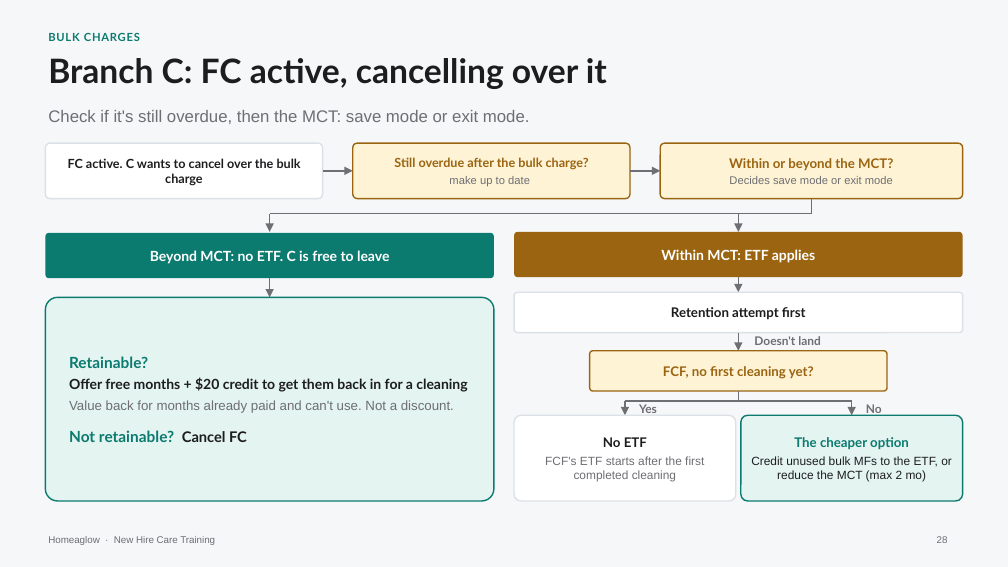
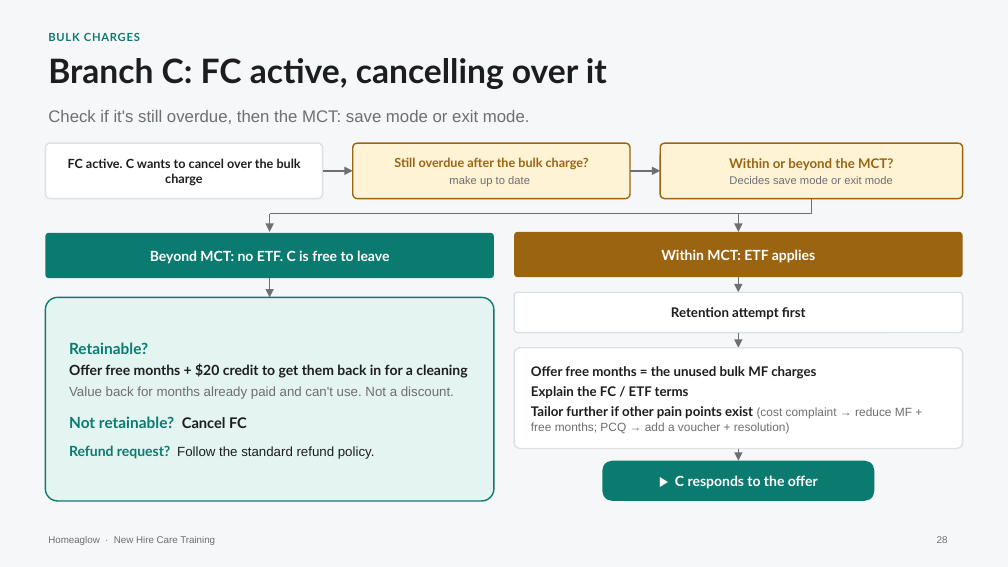
Before and after one commit to anjulimichelle/training, a slide deck: slide 28 of refunds-abuse-duplicates-bulk/refunds-abuse-duplicates-bulk.pptx. Drawn at 1008x567 pixels with LibreOffice and Linux fonts; fonts in the diff are those of the drawing. Boxes give left, top, right and bottom in pixels: in the first picture for what was removed or moved away, otherwise in the second. Text is boxed around its words. In the diff, an @@ line names an element or a change of style, - is before the commit and + after.

```diff
--- a/refunds-abuse-duplicates-bulk/refunds-abuse-duplicates-bulk.pptx
+++ b/refunds-abuse-duplicates-bulk/refunds-abuse-duplicates-bulk.pptx
@@ rounded rectangle added at (514,348,963,449), fill #FFFFFF, outline #DCE1E7 1 pt, 9.5 pt, text #1D1D1F, bold @@
+Offer free months = the unused bulk MF charges
+Explain the FC / ETF terms
+Tailor further if other pain points exist (cost complaint → reduce MF + free months; PCQ → add a voucher + resolution)
@@ rounded rectangle removed at (590,351,887,391) @@
-FCF, no first cleaning yet?
@@ arrow moved from (739, 333) - (739, 351) to (739, 333) - (739, 348) @@
@@ text removed at (754,336,820,345) @@
-Doesn't land
@@ rounded rectangle removed at (514,415,736,501) @@
-No ETF
-FCF's ETF starts after the first completed cleaning
@@ arrow removed from (625, 401) to (625, 415) @@
@@ text removed at (639,404,657,413) @@
-Yes
@@ line removed from (739, 391) to (739, 401) @@
@@ rounded rectangle removed at (741,415,963,501) @@
-The cheaper option
-Credit unused bulk MFs to the ETF, or reduce the MCT (max 2 mo)
@@ arrow removed from (852, 401) to (852, 415) @@
@@ text removed at (866,404,882,416) @@
-No
@@ text in rounded rectangle at (69,445,375,459): paragraph added @@
+Refund request? Follow the standard refund policy.
@@ line moved from (625, 401) - (852, 401) to (739, 449) - (739, 461) @@
@@ line (739, 449) - (739, 461): line to arrow @@
@@ rounded rectangle added at (602,461,874,501), fill #0B7A6F, 10 pt, text #FFFFFF, bold @@
+▶ C responds to the offer
```
Also in this commit, not shown: 1 slide added, 1 slide removed, 1 other file.
